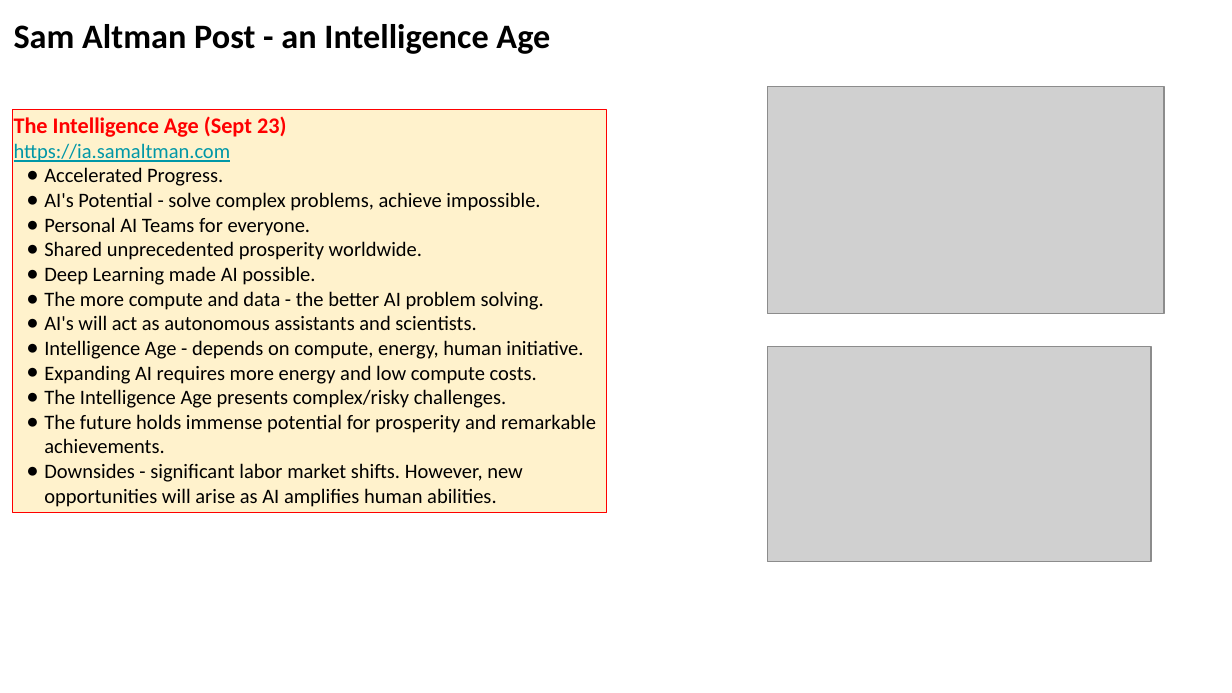
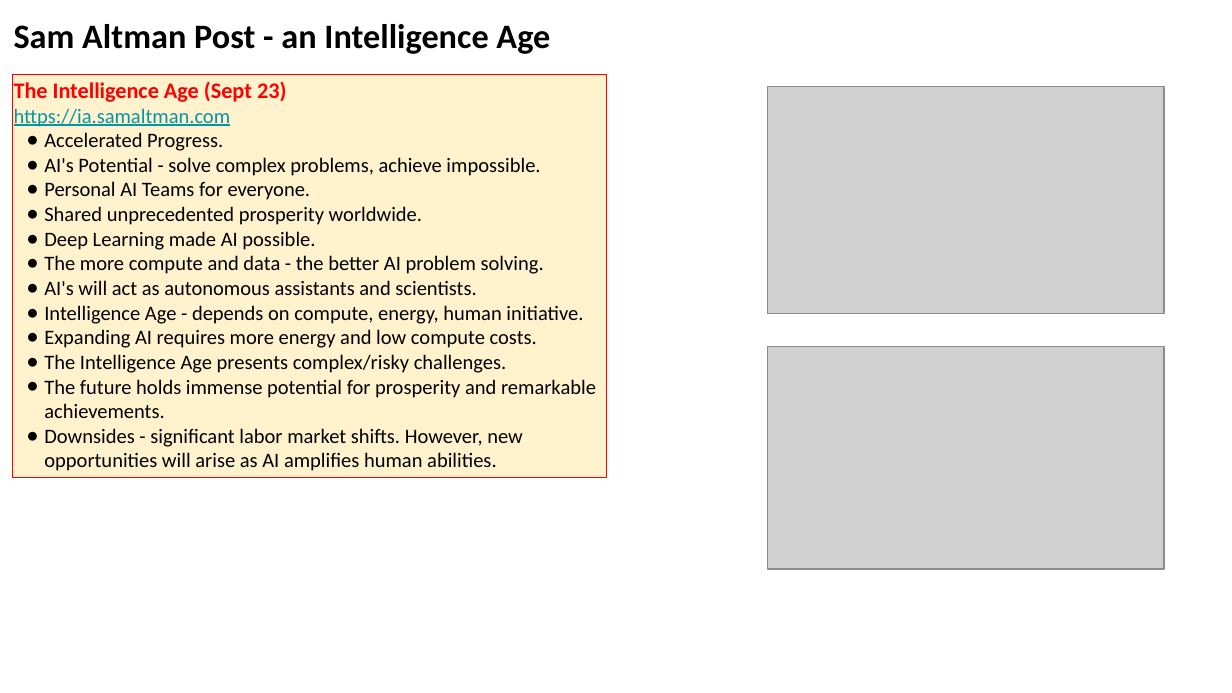
Before and after one commit to lselector/seminar, a slide deck: slide 4 of 2024/2024-09-27-AI-Updates.pptx. Drawn at 1232x693 pixels with LibreOffice and Linux fonts; fonts in the diff are those of the drawing; grey boxes stand for pictures. Boxes give left, top, right and bottom in pixels: in the first picture for what was removed or moved away, otherwise in the second. Text is boxed around its words. In the diff, an @@ line names an element or a change of style, - is before the commit and + after.

```diff
--- a/2024/2024-09-27-AI-Updates.pptx
+++ b/2024/2024-09-27-AI-Updates.pptx
@@ rectangle "The Intelligence Age (Sept 23)": place and size @@
-rectangle "The Intelligence Age (Sept 23)" at (12, 110, 607, 513)
+rectangle "The Intelligence Age (Sept 23)" at (12, 75, 607, 478)
@@ picture: place and size @@
-picture at (768, 346, 1151, 562)
+picture at (768, 346, 1164, 569)
```
Also in this commit, not shown: 6 other slides changed, 1 slide added.
